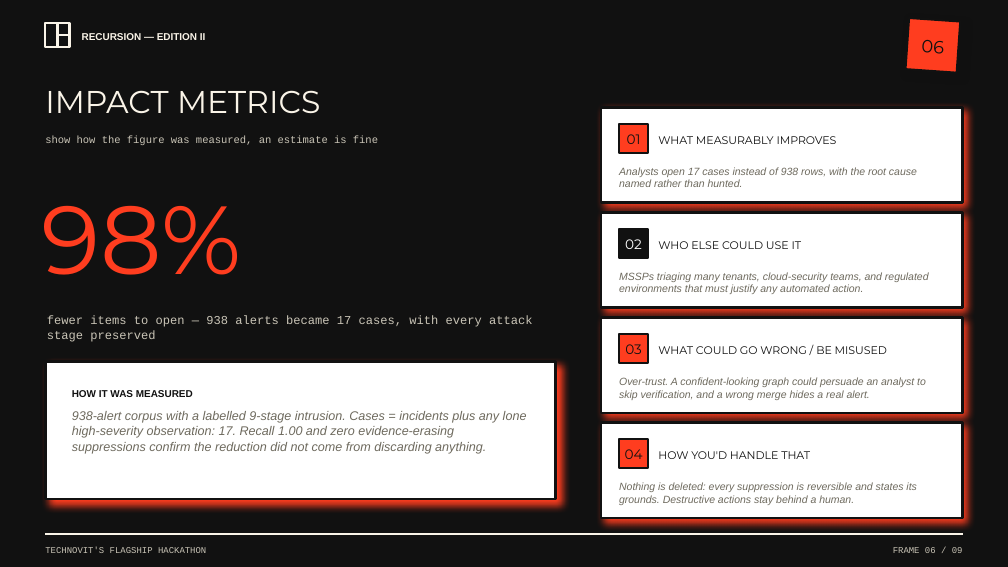
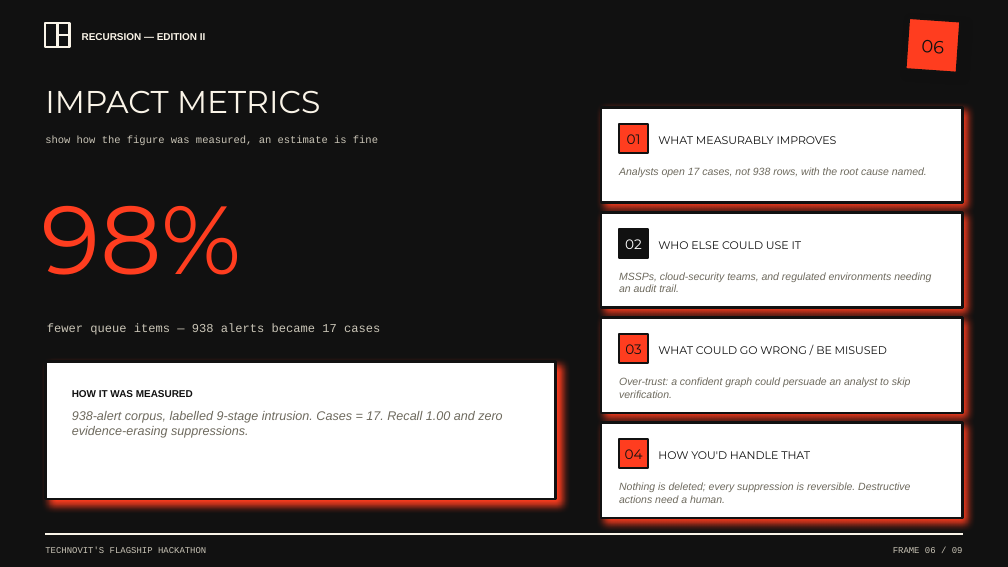
Before and after one commit to ShaanGS/Causeway, a slide deck: slide 6 of Causeway_RECURSION_II_Marlloz.pptx. Drawn at 1008x567 pixels with LibreOffice and Linux fonts; fonts in the diff are those of the drawing. Boxes give left, top, right and bottom in pixels: in the first picture for what was removed or moved away, otherwise in the second. Text is boxed around its words. In the diff, an @@ line names an element or a change of style, - is before the commit and + after.

```diff
--- a/Causeway_RECURSION_II_Marlloz.pptx
+++ b/Causeway_RECURSION_II_Marlloz.pptx
@@ text at box(619, 167, 927, 177): text changed @@
-Analysts open 17 cases instead of 938 rows, with the root cause named rather than hunted.
+Analysts open 17 cases, not 938 rows, with the root cause named.
@@ text at box(619, 272, 931, 292): text changed @@
-MSSPs triaging many tenants, cloud-security teams, and regulated environments that must justify any automated action.
+MSSPs, cloud-security teams, and regulated environments needing an audit trail.
@@ text at box(47, 323, 380, 335): text changed @@
-fewer items to open — 938 alerts became 17 cases, with every attack stage preserved
+fewer queue items — 938 alerts became 17 cases
@@ text at box(619, 377, 911, 398): text changed @@
-Over-trust. A confident-looking graph could persuade an analyst to skip verification, and a wrong merge hides a real alert.
+Over-trust: a confident graph could persuade an analyst to skip verification.
@@ text at box(72, 411, 502, 438): text changed @@
-938-alert corpus with a labelled 9-stage intrusion. Cases = incidents plus any lone high-severity observation: 17. Recall 1.00 and zero evidence-erasing suppressions confirm the reduction did not come from discarding anything.
+938-alert corpus, labelled 9-stage intrusion. Cases = 17. Recall 1.00 and zero evidence-erasing suppressions.
@@ text at box(619, 482, 910, 503): text changed @@
-Nothing is deleted: every suppression is reversible and states its grounds. Destructive actions stay behind a human.
+Nothing is deleted; every suppression is reversible. Destructive actions need a human.
```
Also in this commit, not shown: 8 other slides changed, 1 other file.
